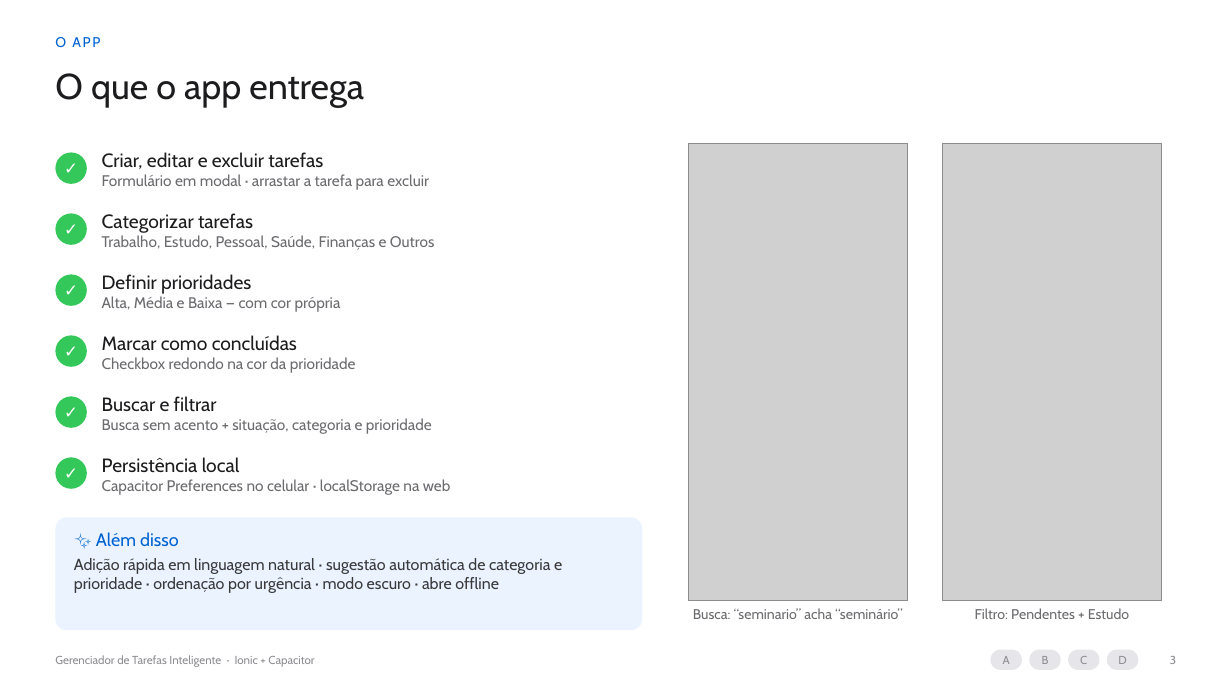
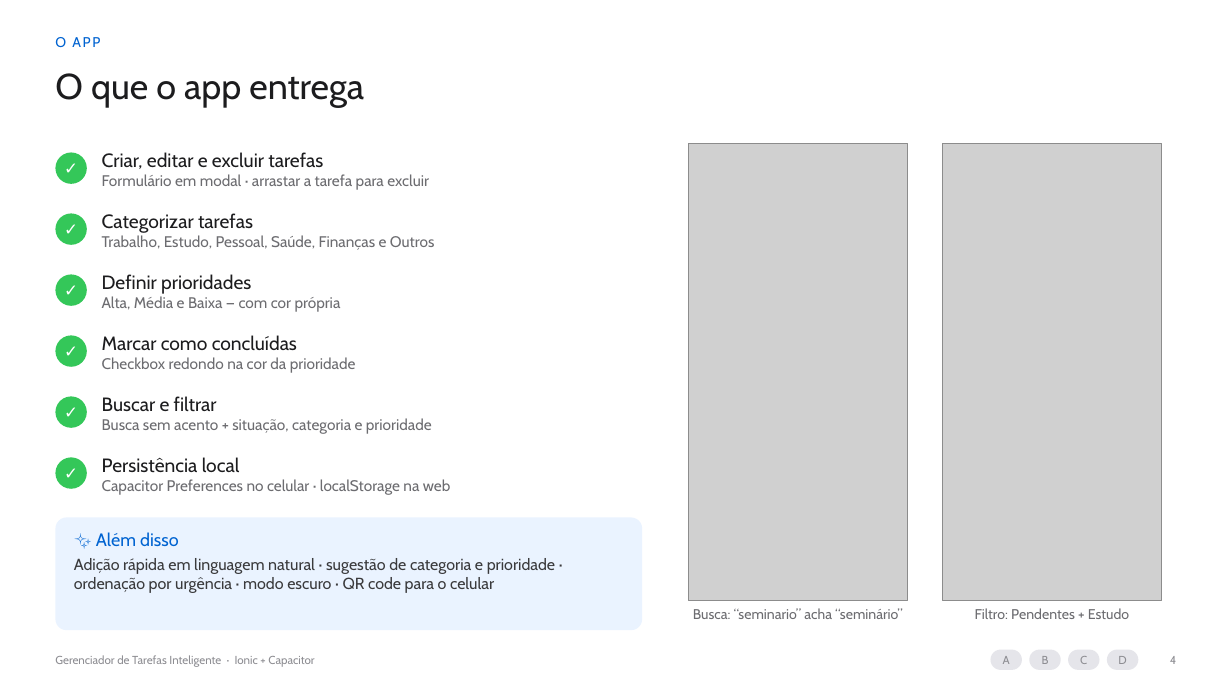
Before and after one commit to jdecarli6/DESENWEB, a slide deck: slide 4 of slides/apresentacao.pptx (slide 3 before the commit). Drawn at 1232x693 pixels with LibreOffice and Linux fonts; fonts in the diff are those of the drawing; grey boxes stand for pictures. Boxes give left, top, right and bottom in pixels: in the first picture for what was removed or moved away, otherwise in the second. Text is boxed around its words. In the diff, an @@ line names an element or a change of style, - is before the commit and + after.

```diff
--- a/slides/apresentacao.pptx
+++ b/slides/apresentacao.pptx
@@ text at <box>74,558,555,593</box>: text changed @@
-Adição rápida em linguagem natural · sugestão automática de categoria e prioridade · ordenação por urgência · modo escuro · abre offline
+Adição rápida em linguagem natural · sugestão de categoria e prioridade · ordenação por urgência · modo escuro · QR code para o celular
@@ text at <box>1170,656,1176,664</box>: text changed @@
-3
+4
```
Also in this commit, not shown: 24 other slides changed, 11 slides added, 2 slides removed, 5 other files.
